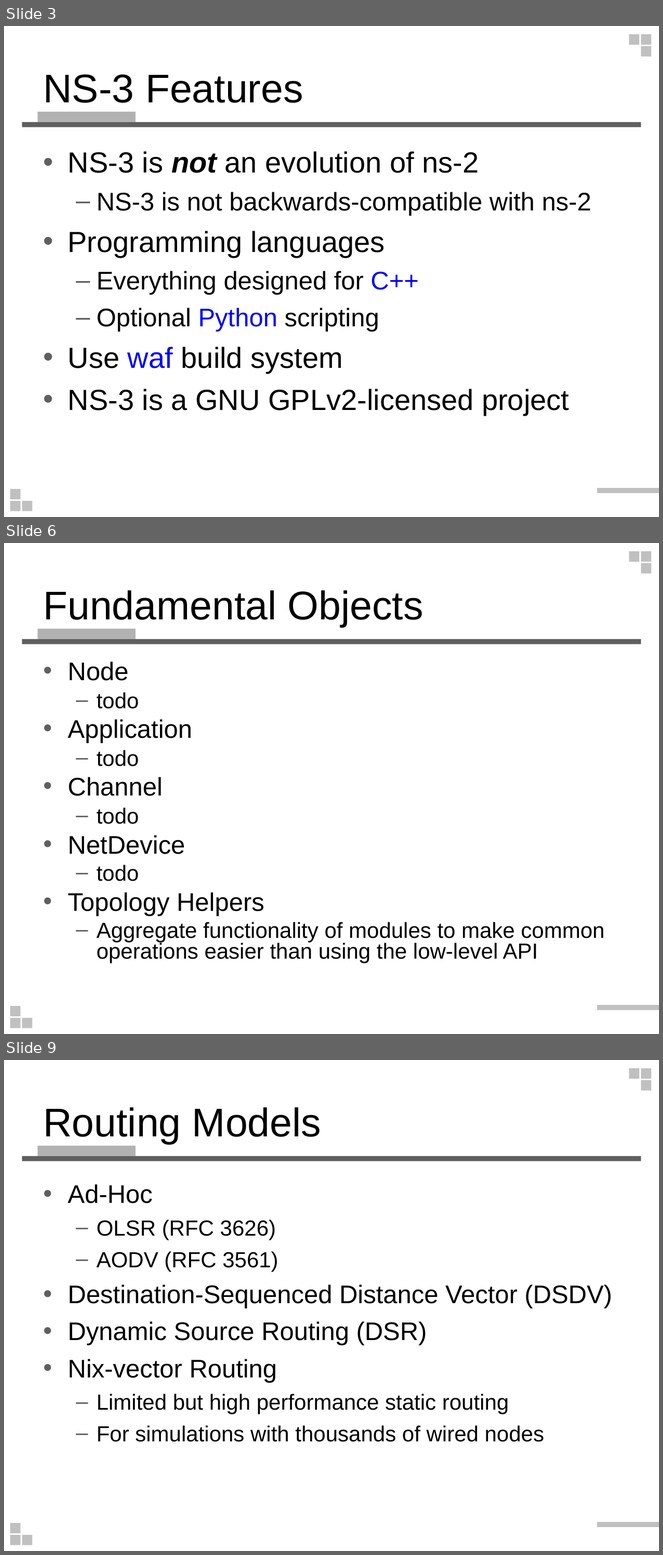
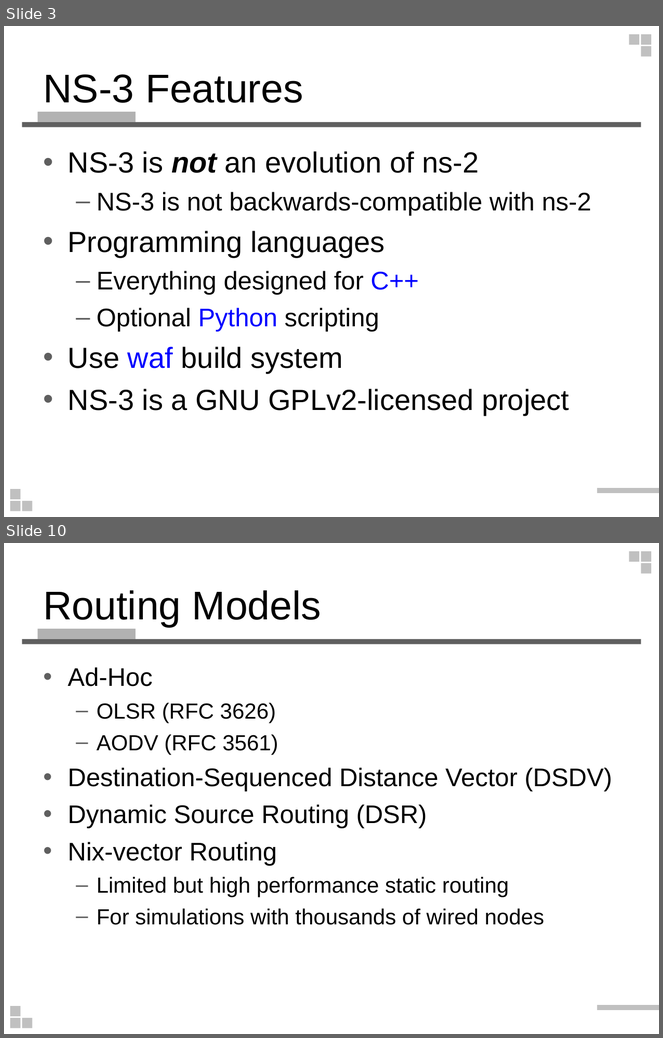
Before and after one commit to wlshiu/my_note, a slide deck: note_vg/ns3_intro.ppt. Shown one above the other, each under a label of ours: slides 3, 6 and 9 before the commit, slides 3 and 10 after it; the slides between them are not shown. The pictures are 663x1555 and 663x1038 pixels, drawn with LibreOffice and Linux fonts; fonts in the diff are those of the drawing. Boxes give left, top, right and bottom in pixels: in the first picture for what was removed or moved away, otherwise in the second. Text is boxed around its words. In the diff, an @@ line names an element or a change of style, - is before the commit and + after.

```diff
--- a/note_vg/ns3_intro.ppt
+++ b/note_vg/ns3_intro.ppt
@@ slide 6 removed at [4,543,659,1034], background #FFFFFF; not listed: 9 template elements that a slide beside it also shows @@
@@ title removed at [43,590,424,627] @@
-Fundamental Objects
@@ text removed at [68,662,605,964] @@
-• Node
-  – todo
-• Application
-  – todo
-• Channel
-  – todo
-• NetDevice
-  – todo
-• Topology Helpers
-  – Aggregate functionality of modules to make common operations easier than using the low-level API
@@ what was slide 9 is now slide 10 @@
```
Also in this commit, not shown: 3 slides changed, 3 slides added, 1 other slide removed.
